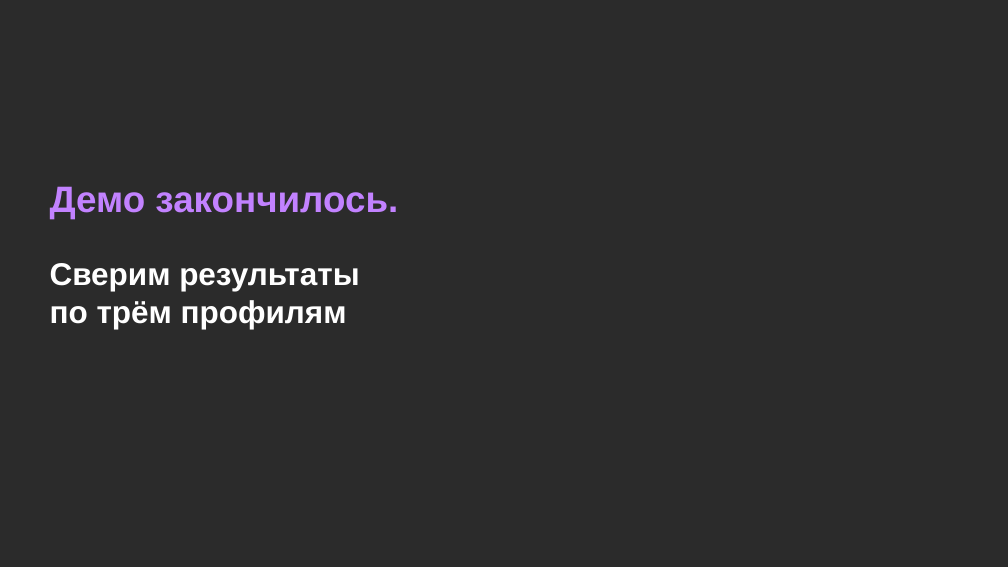
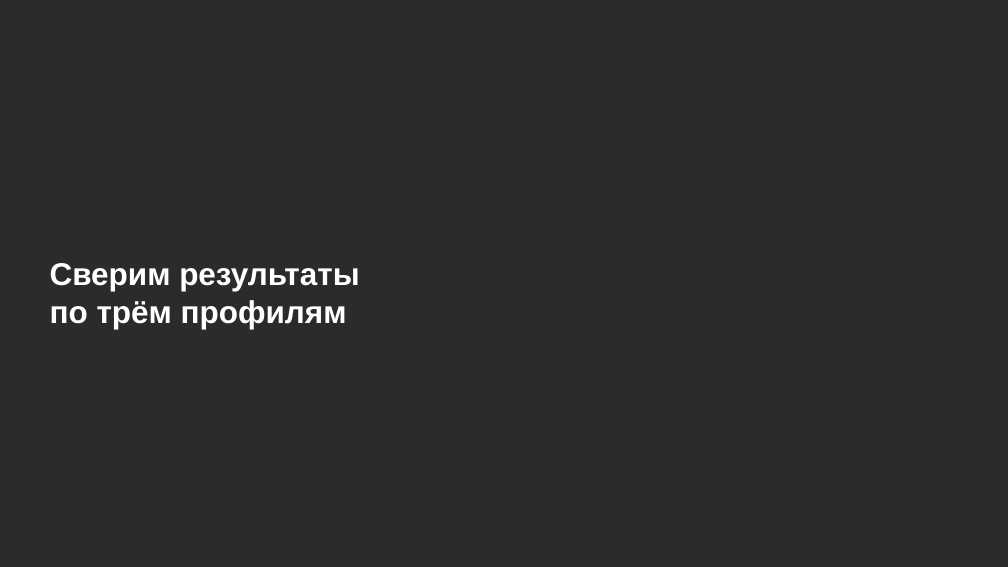
Before and after one commit to Da6ka/ta-meetup-ai-sourcing-2026-11-19, a slide deck: slide 21 of materials/spb-it-recruiter-meetup.pptx (slide 20 before the commit). Drawn at 1008x567 pixels with LibreOffice and Linux fonts; fonts in the diff are those of the drawing; background and template pictures are left out; a plain dark background stands for a picture behind light text. Boxes give left, top, right and bottom in pixels: in the first picture for what was removed or moved away, otherwise in the second. Text is boxed around its words. In the diff, an @@ line names an element or a change of style, - is before the commit and + after.

```diff
--- a/materials/spb-it-recruiter-meetup.pptx
+++ b/materials/spb-it-recruiter-meetup.pptx
@@ text removed at [50, 186, 398, 219] @@
-Демо закончилось.
```
Also in this commit, not shown: 17 other slides changed, 7 slides added, 6 slides removed, 11 other files.
